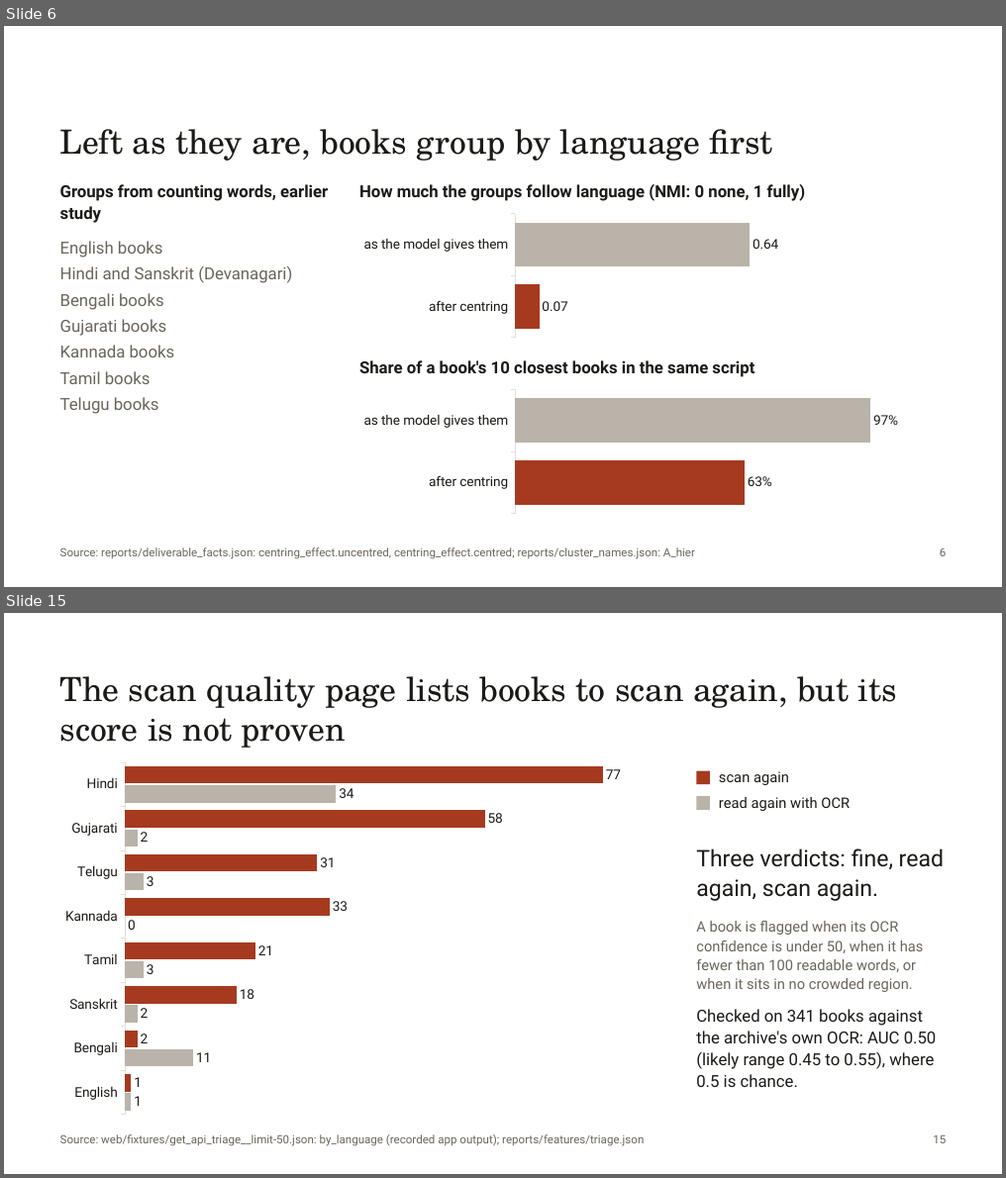
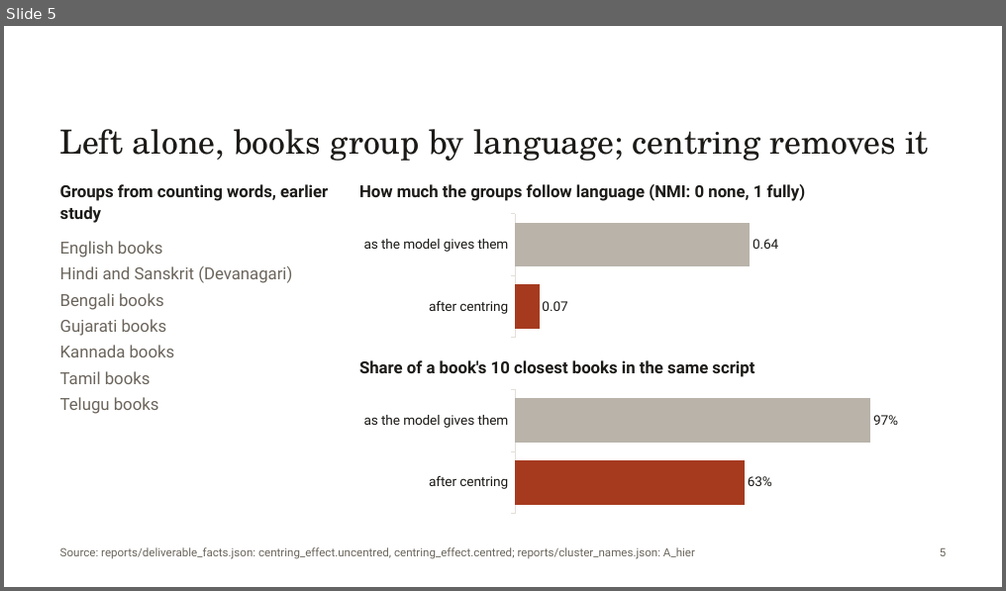
Before and after one commit to rohannes64/Grantha-Heritage-Tracker, a slide deck: Grantha_Heritage_Tracker_SIH26096.pptx. Shown one above the other, each under a label of ours: slides 6 and 15 before the commit, slide 5 after it; the slides between them are not shown. The pictures are 1006x1178 and 1006x591 pixels, drawn with LibreOffice and Linux fonts; fonts in the diff are those of the drawing. Boxes give left, top, right and bottom in pixels: in the first picture for what was removed or moved away, otherwise in the second. Text is boxed around its words. In the diff, an @@ line names an element or a change of style, - is before the commit and + after.

```diff
--- a/Grantha_Heritage_Tracker_SIH26096.pptx
+++ b/Grantha_Heritage_Tracker_SIH26096.pptx
@@ slide 15 removed at [4, 613, 1002, 1174], background #FFFFFF @@
@@ text removed at [60, 676, 897, 748] @@
-The scan quality page lists books to scan again, but its score is not proven
@@ bar chart removed at [53, 756, 696, 1122] @@
-categories: Hindi, Gujarati, Telugu, Kannada, Tamil, Sanskrit, Bengali, English
-Series 1: 77, 58, 31, 33, 21, 18, 2, 1
-Series 2: 34, 2, 3, 0, 3, 2, 11, 1
@@ rectangle removed at [696, 771, 710, 784] @@
@@ text removed at [719, 771, 789, 785] @@
-scan again
@@ rectangle removed at [696, 796, 710, 810] @@
@@ text removed at [719, 797, 849, 811] @@
-read again with OCR
@@ text removed at [696, 849, 944, 1087] @@
-Three verdicts: fine, read again, scan again.
-A book is flagged when its OCR confidence is under 50, when it has fewer than 100 readable words, or when it sits in no crowded region.
-Checked on 341 books against the archive's own OCR: AUC 0.50 (likely range 0.45 to 0.55), where 0.5 is chance.
@@ text removed at [60, 1135, 644, 1147] @@
-Source: web/fixtures/get_api_triage__limit-50.json: by_language (recorded app output); reports/features/triage.json
@@ text removed at [933, 1136, 945, 1144] @@
-15
@@ what was slide 6 is now slide 5 @@
@@ slide 5 changed as well @@
@@ text at [60, 129, 929, 161]: text changed @@
-Left as they are, books group by language first
+Left alone, books group by language; centring removes it
```
Also in this commit, not shown: 7 other slides changed, 1 slide added, 10 other slides removed, 3 other files.
